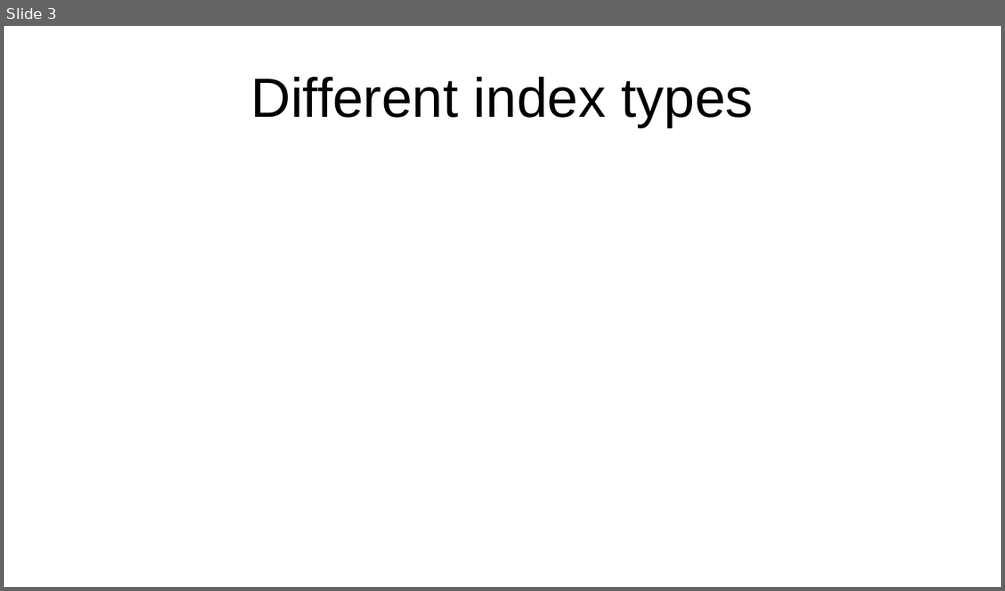
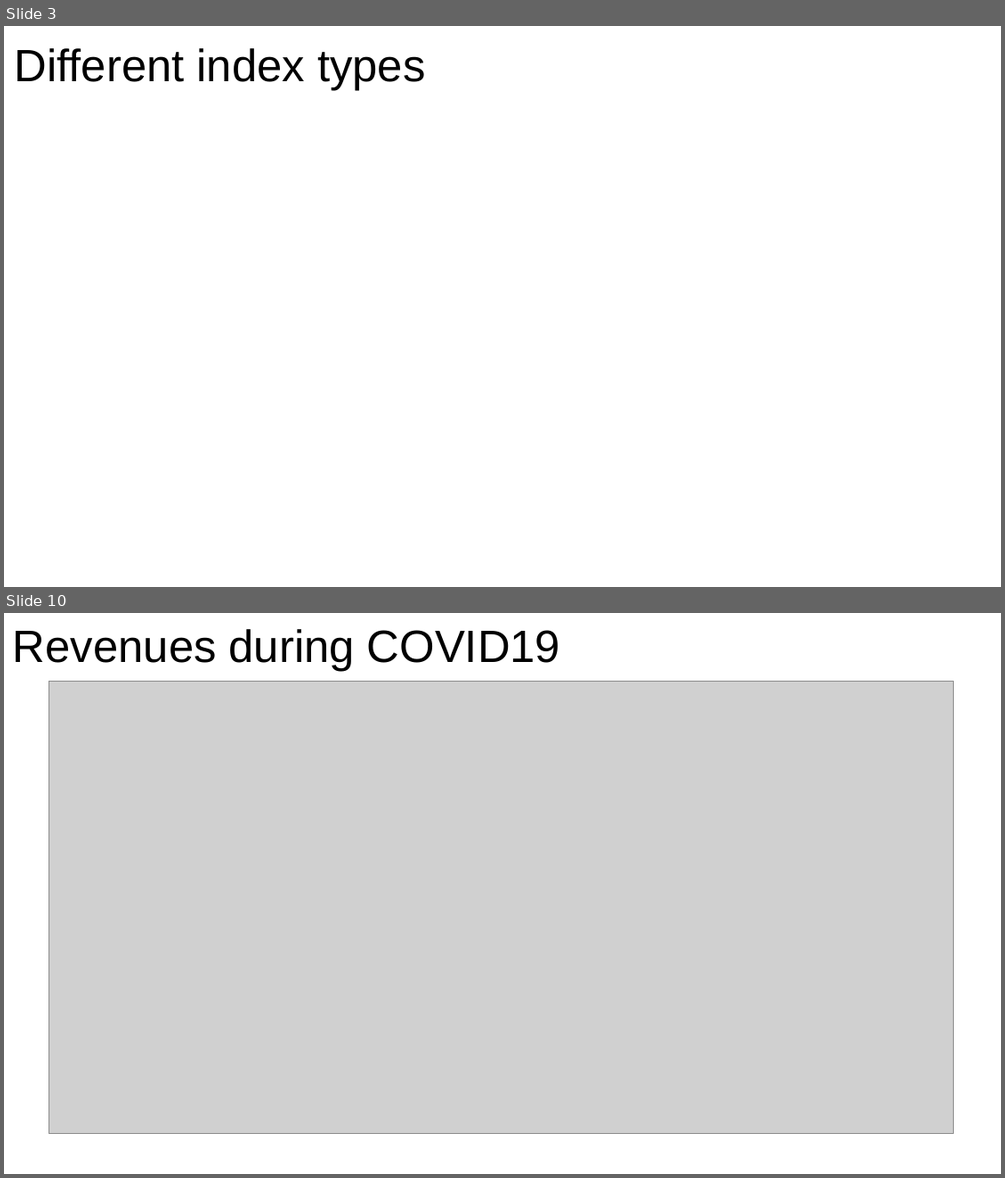
Before and after one commit to xdxdhh/czech_economy_analysis, a slide deck: presentation.odp. Shown one above the other, each under a label of ours: slide 3 before the commit, slides 3 and 10 after it; the slides between them are not shown. The pictures are 1005x591 and 1005x1178 pixels, drawn with LibreOffice and Linux fonts; fonts in the diff are those of the drawing; grey boxes stand for pictures. Boxes give left, top, right and bottom in pixels: in the first picture for what was removed or moved away, otherwise in the second. Text is boxed around its words. In the diff, an @@ line names an element or a change of style, - is before the commit and + after.

```diff
--- a/presentation.odp
+++ b/presentation.odp
@@ slide 10 added at (x1=4, y1=613, x2=1001, y2=1174), background #FFFFFF @@
@@ text added at (x1=13, y1=629, x2=560, y2=672), 36 pt, text #000000 @@
+Revenues during COVID19
@@ picture added at (x1=49, y1=681, x2=954, y2=1133) @@
@@ slide 3 changed as well @@
@@ title "Different index types" moved from (x1=251, y1=77, x2=752, y2=127) to (x1=15, y1=48, x2=425, y2=91) @@
@@ title "Different index types" at (x1=15, y1=48, x2=425, y2=91): size 44 to 36 pt @@
```
Also in this commit, not shown: 1 other slide changed, 10 other slides added, 1 slide removed, 17 other files.
